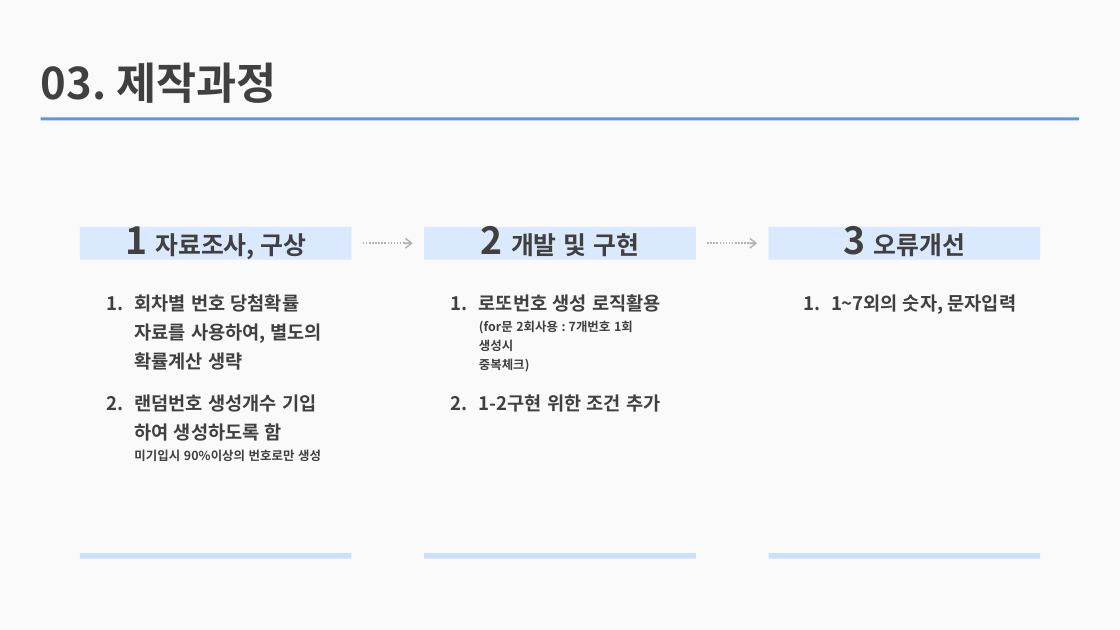
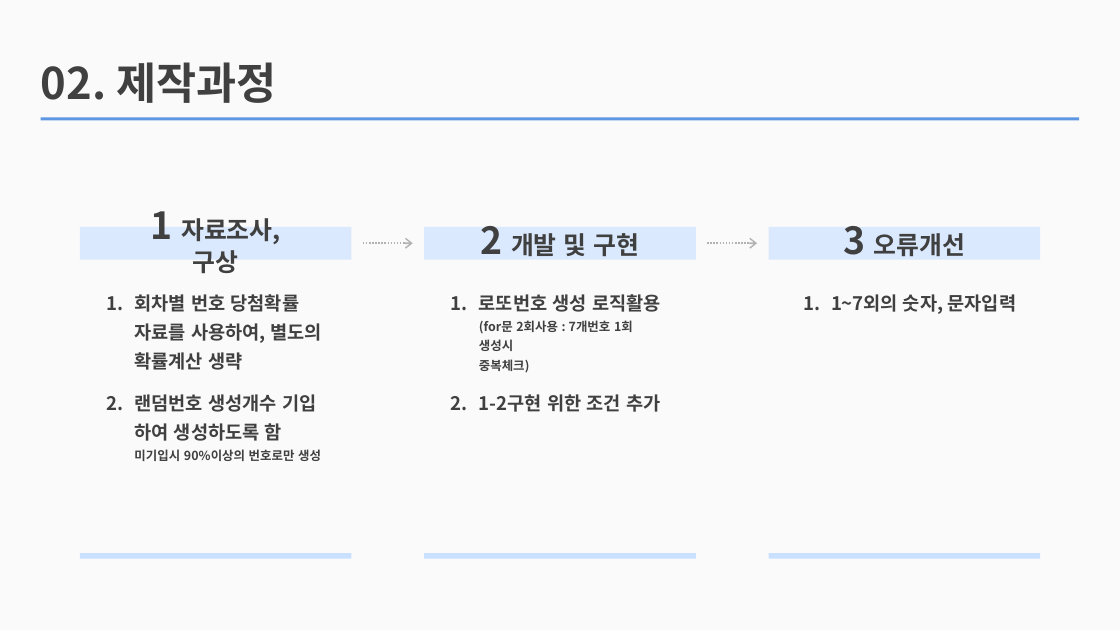
Before and after one commit to jhy0409/jhy0409, a slide deck: slide 4 of 2 vsStudio_P/210408_cSharp_basic_chap5/sukje_lotto/PPT/210409_로또번호 생성기.pptx (slide 5 before the commit). Drawn at 1120x630 pixels with LibreOffice and Linux fonts; fonts in the diff are those of the drawing. Boxes give left, top, right and bottom in pixels: in the first picture for what was removed or moved away, otherwise in the second. Text is boxed around its words. In the diff, an @@ line names an element or a change of style, - is before the commit and + after.

```diff
--- a/2 vsStudio_P/210408_cSharp_basic_chap5/sukje_lotto/PPT/210409_로또번호 생성기.pptx
+++ b/2 vsStudio_P/210408_cSharp_basic_chap5/sukje_lotto/PPT/210409_로또번호 생성기.pptx
@@ text at (x1=41, y1=62, x2=276, y2=103): text changed @@
-03. 제작과정
+02. 제작과정
@@ text "1 자료조사, 구상" rewrapped from (x1=125, y1=226, x2=307, y2=259) to (x1=151, y1=211, x2=280, y2=273) @@
```
Also in this commit, not shown: 5 other slides changed, 1 slide added, 1 slide removed, 37 other files.
